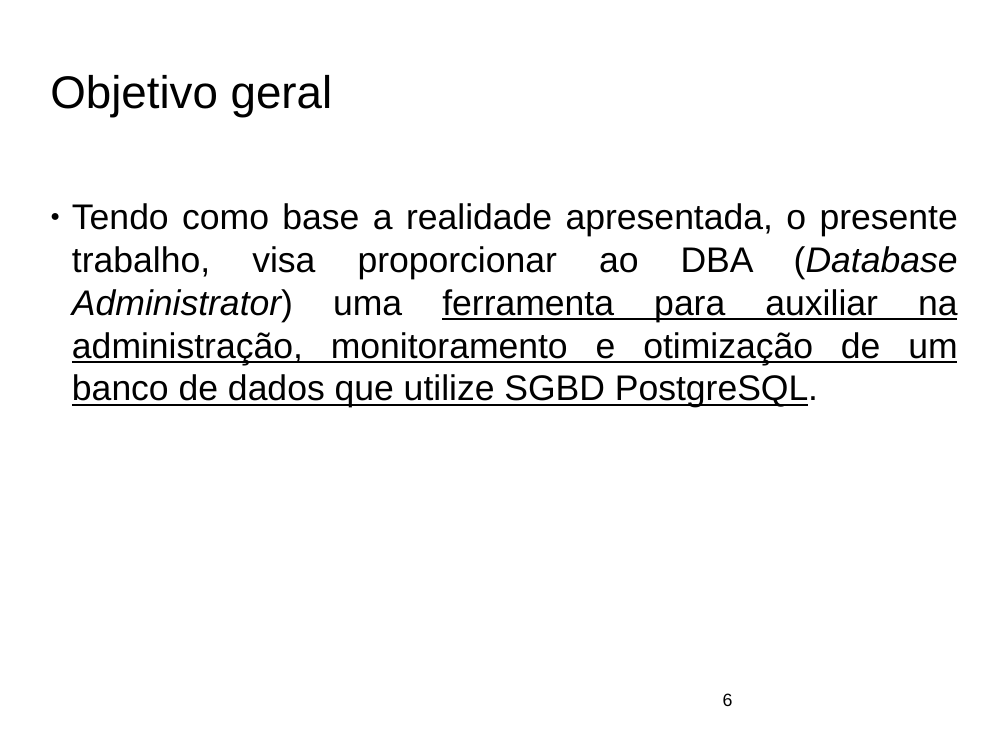
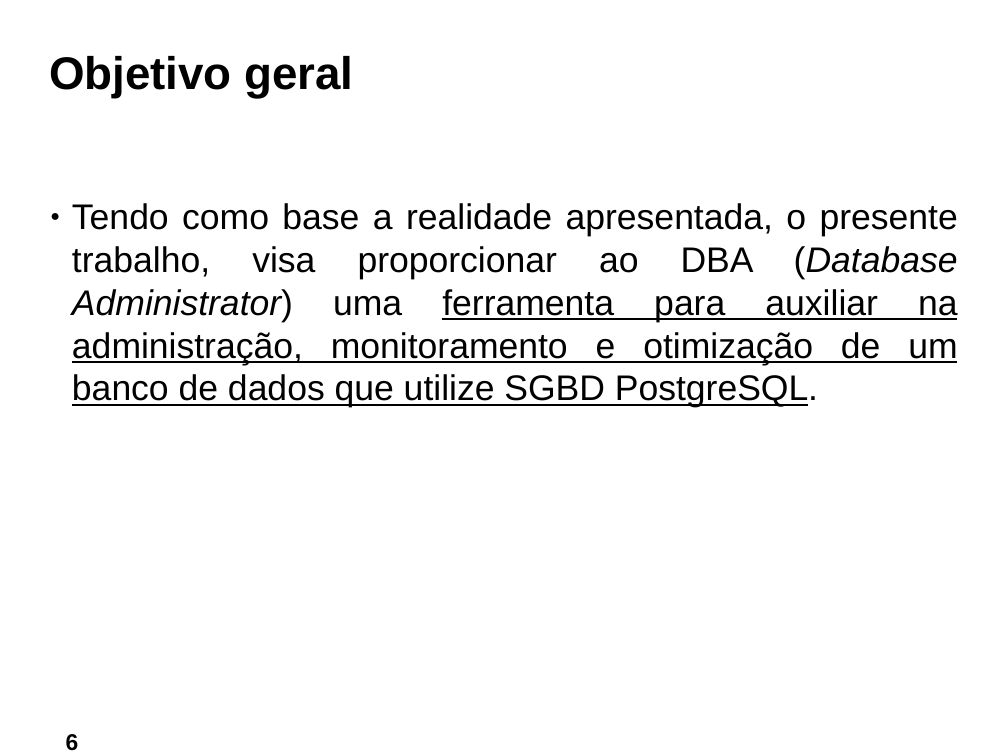
Before and after one commit to ftomasini/smdb, a slide deck: slide 6 of Documentos/FTOMASINI/FINAL/APRESENTACAO.odp. Drawn at 1008x756 pixels with LibreOffice and Linux fonts; fonts in the diff are those of the drawing; background and template pictures are left out. Boxes give left, top, right and bottom in pixels: in the first picture for what was removed or moved away, otherwise in the second. Text is boxed around its words. In the diff, an @@ line names an element or a change of style, - is before the commit and + after.

```diff
--- a/Documentos/FTOMASINI/FINAL/APRESENTACAO.odp
+++ b/Documentos/FTOMASINI/FINAL/APRESENTACAO.odp
@@ title "Objetivo geral": place and size @@
-title "Objetivo geral" at <box>50,75,333,117</box>
+title "Objetivo geral" at <box>49,56,353,98</box>
@@ title "Objetivo geral" at <box>49,56,353,98</box>: bold on @@
@@ page number: place and size @@
-page number at <box>723,693,733,706</box>
+page number at <box>66,734,79,751</box>
@@ page number at <box>66,734,79,751</box>: size 14 to 18 pt, bold on; alignment left to centre @@
```
Also in this commit, not shown: 13 other slides changed, 13 slides added, 14 slides removed, 1 other file.
